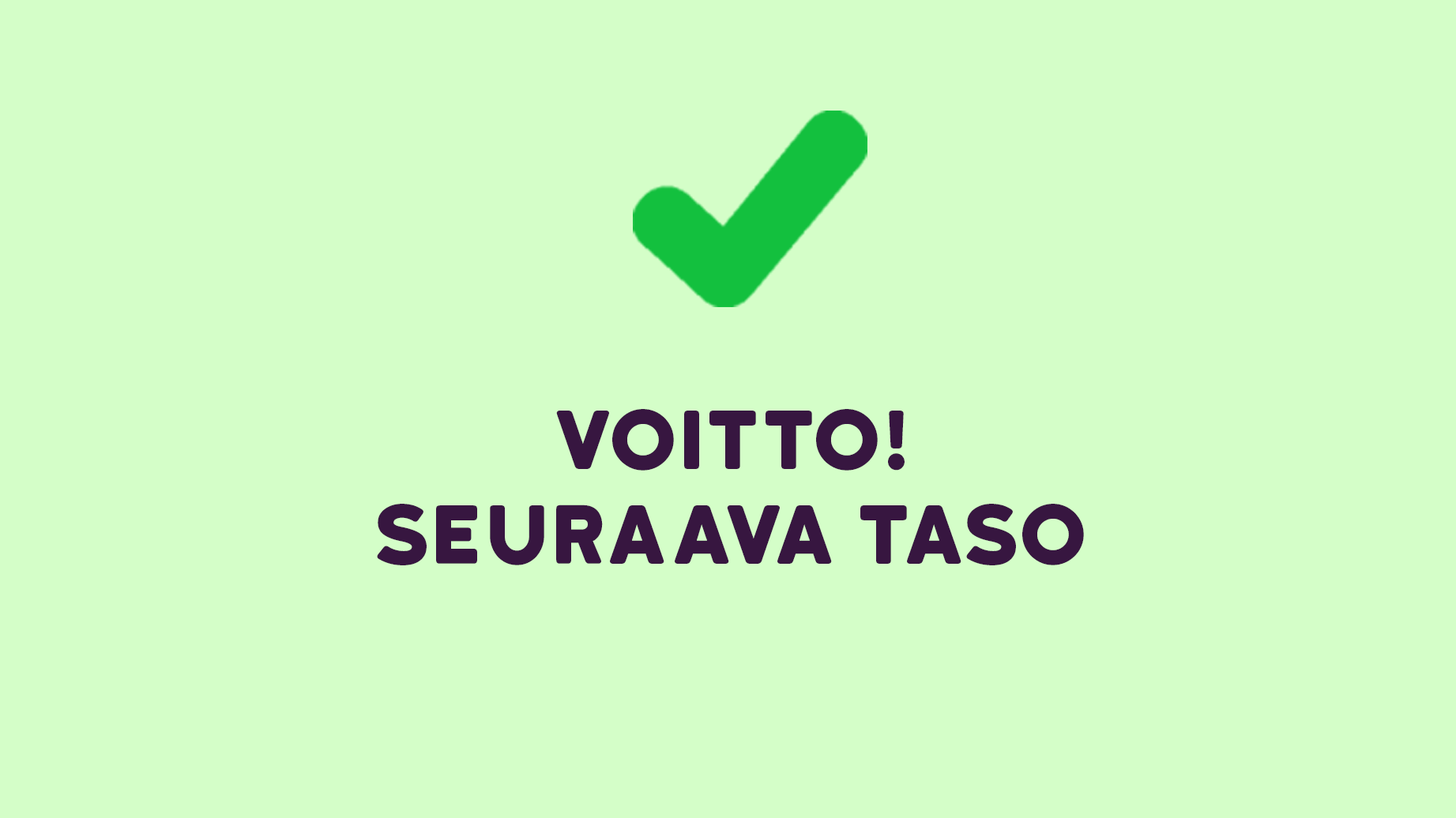
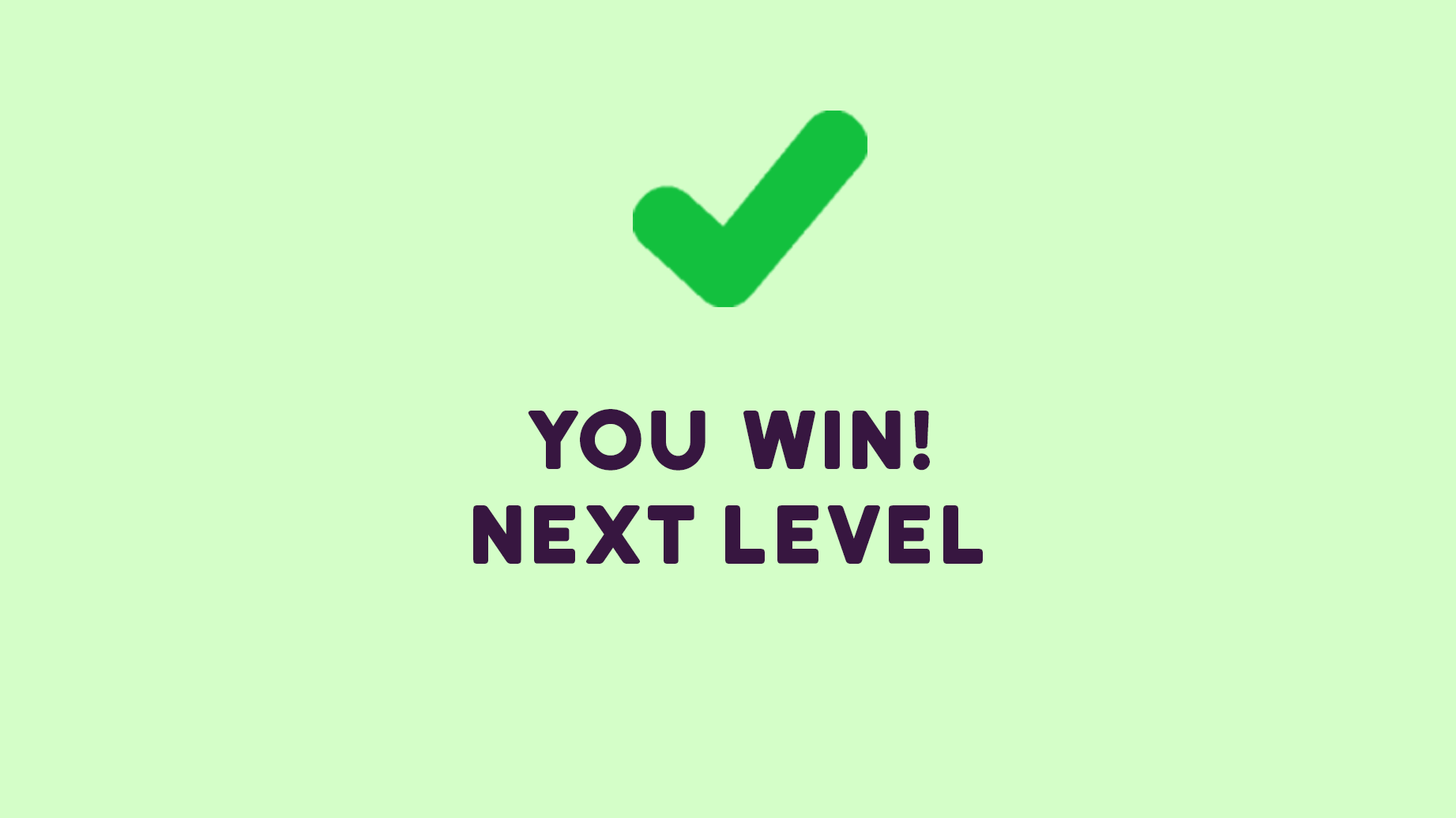
Layer changes from the first (1456, 818) image to the second:
renamed "Voitto! Seuraava taso" to "You win! Next level", painted on it over [376,409,1084,566]
